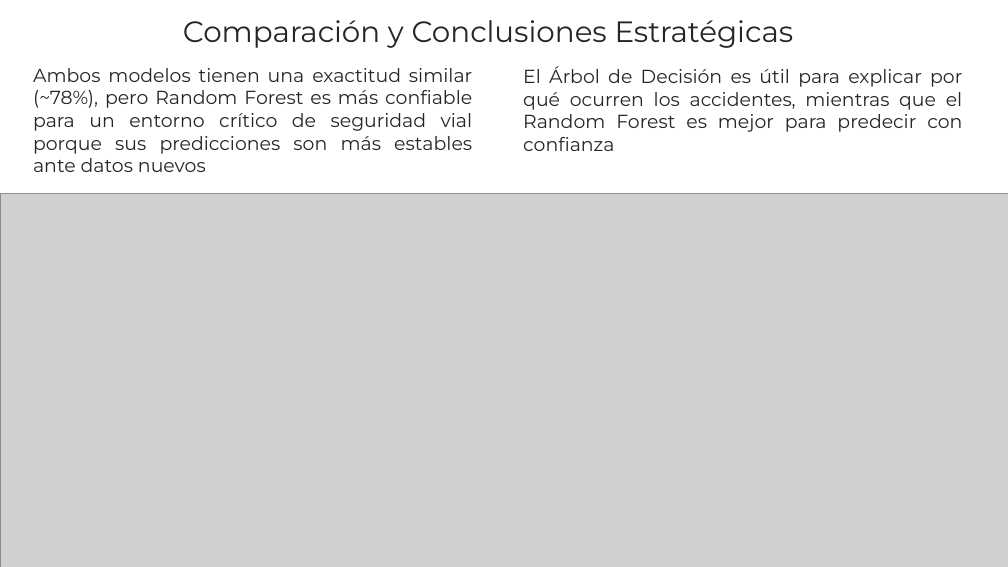
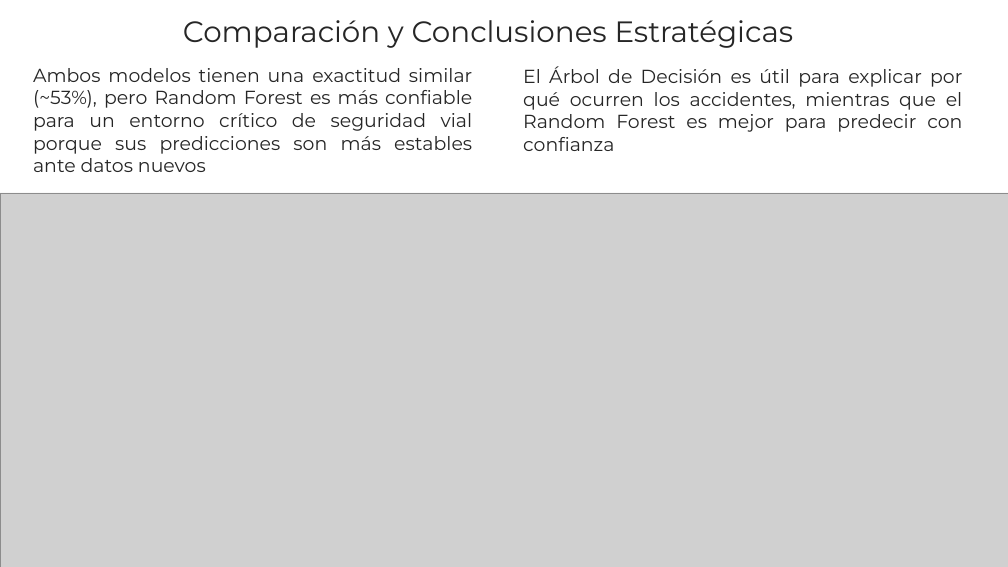
Before and after one commit to KAGmay05/Traffic_Accidents_Stats_Analysis, a slide deck: slide 7 of Presentación.pptx. Drawn at 1008x567 pixels with LibreOffice and Linux fonts; fonts in the diff are those of the drawing; grey boxes stand for pictures. Boxes give left, top, right and bottom in pixels: in the first picture for what was removed or moved away, otherwise in the second. Text is boxed around its words. In the diff, an @@ line names an element or a change of style, - is before the commit and + after.

```diff
--- a/Presentación.pptx
+++ b/Presentación.pptx
@@ text at (33,68,473,172): text changed @@
-Ambos modelos tienen una exactitud similar (~78%), pero Random Forest es más confiable para un entorno crítico de seguridad vial porque sus predicciones son más estables ante datos nuevos
+Ambos modelos tienen una exactitud similar (~53%), pero Random Forest es más confiable para un entorno crítico de seguridad vial porque sus predicciones son más estables ante datos nuevos
```
Also in this commit, not shown: 3 other slides changed.
